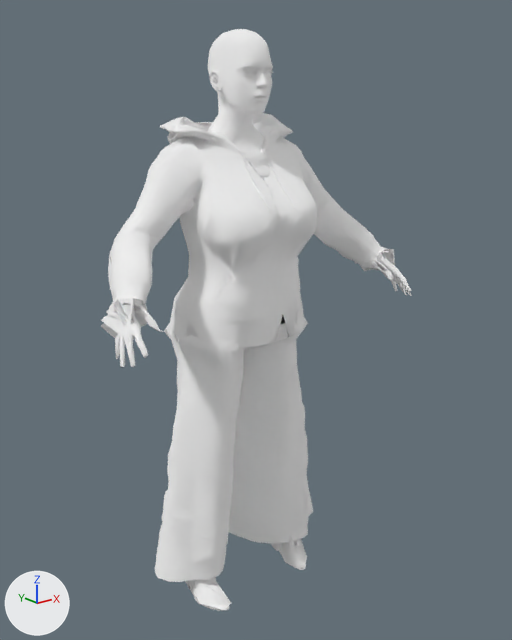
The glTF model public/models/crew/social.glb, before and after one commit.
Camera for both pictures: a camera (50 mm lens) standing at (-1.235, -1.663, 1.496) and looking at (0.035, -0.075, 0.86). Lighting does not change. The marker at lower left points along +X, +Y and +Z. The picture after the commit comes second. Vertices at exactly the same position are counted once.

The first picture shows 'cloth', 'skin_body', 'skin_head' and 1 more.
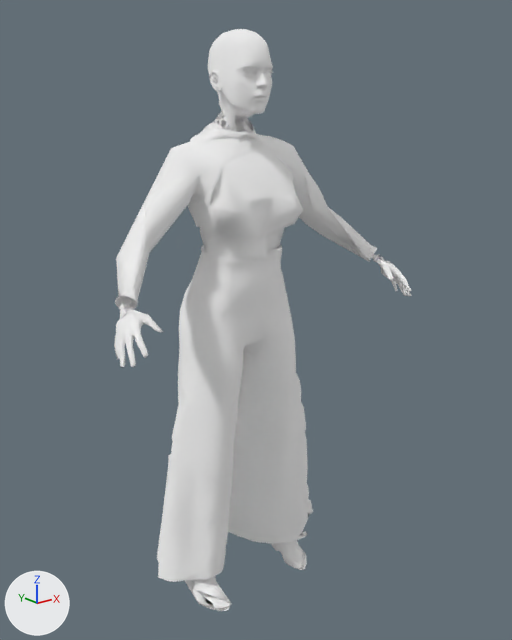
Patch to the scene script:
```diff
--- a/public/models/crew/social.glb.py
+++ b/public/models/crew/social.glb.py
@@ me_skin_body @@
 # used by ob_skin_body; location = (0.0, 0.0, 0.0)
-me_skin_body.from_pydata(...)  # 1218 vertices, 2200 faces; spans x -0.51..0.511, y -0.303..0.062, z 0.893..1.521
+me_skin_body.from_pydata(...)  # 1217 vertices, 2200 faces; spans x -0.51..0.51, y -0.303..0.033, z 0.893..1.52
+# me_skin_body part 1: the loose piece of 89 vertices spanning x -0.261..-0.126, y -0.081..0.04, z 1.173..1.306 is deleted
+# me_skin_body part 2: 2 vertices moved from x -0.048..0.048, y -0.03, z 1.47 to x -0.022..0.022, y -0.021, z 1.448; 280 vertices removed from x -0.155..0.232, y -0.152..0.062, z 1.274..1.484; 209 vertices added at x -0.074..0.074, y -0.069..0.033, z 1.38..1.506
+# me_skin_body part 3: 6 vertices moved from x 0.39..0.481, y -0.249..-0.155, z 0.978..1.013 to x 0.427..0.49, y -0.268..-0.192, z 0.928..1.001; 220 vertices removed from x 0.348..0.511, y -0.278..-0.061, z 0.902..1.067; 256 vertices added at x 0.406..0.51, y -0.294..-0.156, z 0.893..1.025
+# me_skin_body part 4: 8 vertices moved from x -0.457..-0.408, y -0.195..-0.187, z 0.959..1.008 to x -0.459..-0.412, y -0.244..-0.178, z 0.971..1.005; 194 vertices removed from x -0.51..-0.387, y -0.259..-0.109, z 0.902..1.051; 250 vertices added at x -0.503..-0.406, y -0.279..-0.156, z 0.894..1.025
+# other edits to the shape of me_skin_body do not show in these pictures
 me_skin_body.materials.append(mat_skin)
@@ me_cloth @@
 # used by ob_cloth; location = (0.0, 0.0, 0.0)
-me_cloth.from_pydata(...)  # 6992 vertices, 13413 faces; spans x -0.481..0.473, y -0.25..0.181, z -0.018..1.457
+me_cloth.from_pydata(...)  # 3706 vertices, 7075 faces; spans x -0.465..0.465, y -0.182..0.175, z -0.018..1.434
+# me_cloth part 5: the loose piece of 3067 vertices spanning x -0.481..0.473, y -0.25..0.137, z 0.825..1.457 is rebuilt with 485 vertices and now spans x -0.465..0.465, y -0.182..0.072, z 0.997..1.434
+# me_cloth part 6: 29 vertices moved within x -0.236..0.238, y -0.134..0.04, z -0.017..0.471; 2711 vertices removed from x -0.304..0.321, y -0.184..0.181, z -0.018..1.092; 2800 vertices added at x -0.303..0.319, y -0.18..0.175, z -0.018..1.09
+# other edits to the shape of me_cloth do not show in these pictures
 me_cloth.materials.append(mat_cloth)
```

Boxes (x1, y1, x2, y2) around the edits, measured in the pictures (512 x 640 px; the box of a moved part takes in the faces that stretch with it):
'cloth', reshaped: before (108, 113, 383, 611); after (115, 122, 377, 611)
'skin_body', reshaped: before (101, 92, 412, 368); after (114, 91, 412, 368)
part 1 of me_skin_body, deleted (mostly hidden): before (182, 198, 195, 214)
part 2 of me_skin_body, moved or reshaped: before (207, 94, 284, 175); after (214, 93, 253, 132)
part 3 of me_skin_body, moved or reshaped: before (354, 247, 411, 290); after (372, 254, 411, 296)
part 4 of me_skin_body, moved or reshaped: before (101, 295, 162, 359); after (114, 302, 163, 366)
part 5 of me_cloth, rebuilt (20% shorter): before (108, 113, 383, 348); after (115, 122, 377, 309)
part 6 of me_cloth, moved or reshaped: before (155, 309, 313, 611); after (157, 245, 313, 611)
